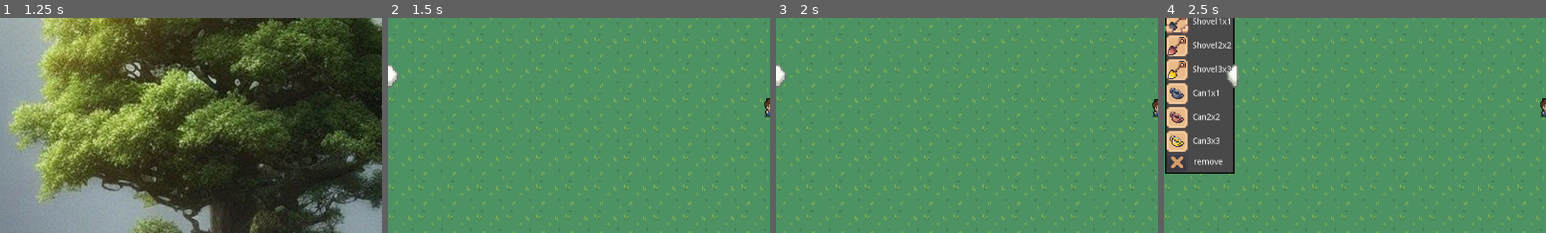
Above: before the commit, frames 1-4 (left to right).
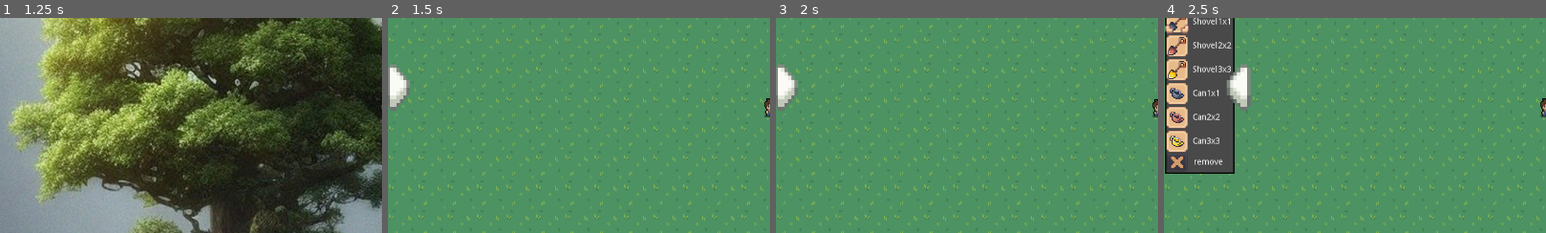
Above: after the commit, the same moments.

Repository: zolkins/RootGame
Game: Godot game, scene res://scenes/main_menu.tscn
Same seed, same stepped clock (60 frames per second), same inputs: the game is played once before the commit and once after it.
Inputs (mouse positions are % of the whole screen's width and height, from its top left; square brackets give the same spot before the commit, where the layout moved):
- Up to frame 1 (1.25 s): click "Нова гра" at 0.5 s
- Up to frame 2 (1.5 s): click "Продовжувати" at 1.25 s
- Up to frame 3 (2 s): no input
- Up to frame 4 (2.5 s): click (1, 47) [1, 44] at 2 s
The pictures show only the part of the screen within x 0-50%, y 31-81%; the shares and areas given below are measured in that part.

Frame 1 is identical in both runs. In frame 2, 0.9% of the frame differs, in the area x 0-6%, y 21-44%; in frame 3, 0.9%; in frame 4, 1.1%, in the area x 16-23%, y 21-44%.

Commit message:
поменял размер слайдера+что бы копать шейп 4на4 квадрат теперь

Diff:
--- a/scenes/Hotbar.tscn
+++ b/scenes/Hotbar.tscn
@@ -190,8 +190,8 @@
 [node name="Slider" type="TextureButton" parent="."]
 margin_left = -3.0
 margin_top = 300.0
-margin_right = 17.0
-margin_bottom = 339.0
+margin_right = 37.0
+margin_bottom = 378.0
 texture_normal = ExtResource( 3 )
 expand = true
 
--- a/scenes/player.tscn
+++ b/scenes/player.tscn
@@ -130,8 +130,8 @@
 "speed": 5.0
 } ]
 
-[sub_resource type="CircleShape2D" id=27]
-radius = 40.0
+[sub_resource type="RectangleShape2D" id=27]
+extents = Vector2( 40, 40 )
 
 [sub_resource type="CapsuleShape2D" id=1]
 radius = 8.0
